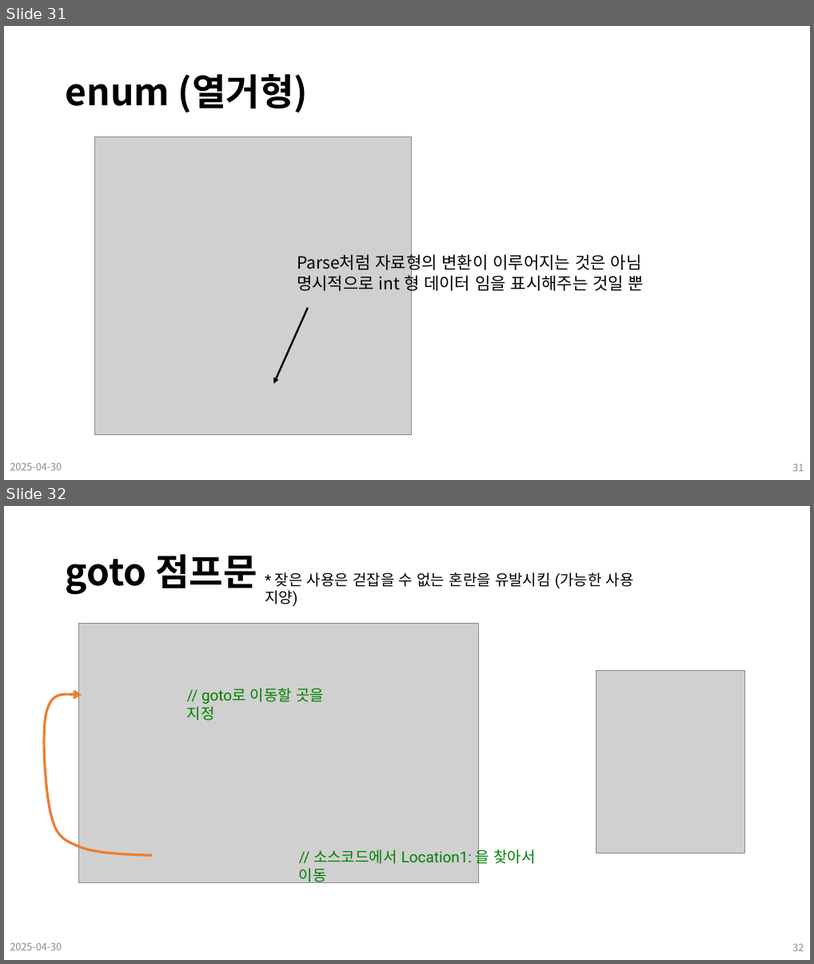
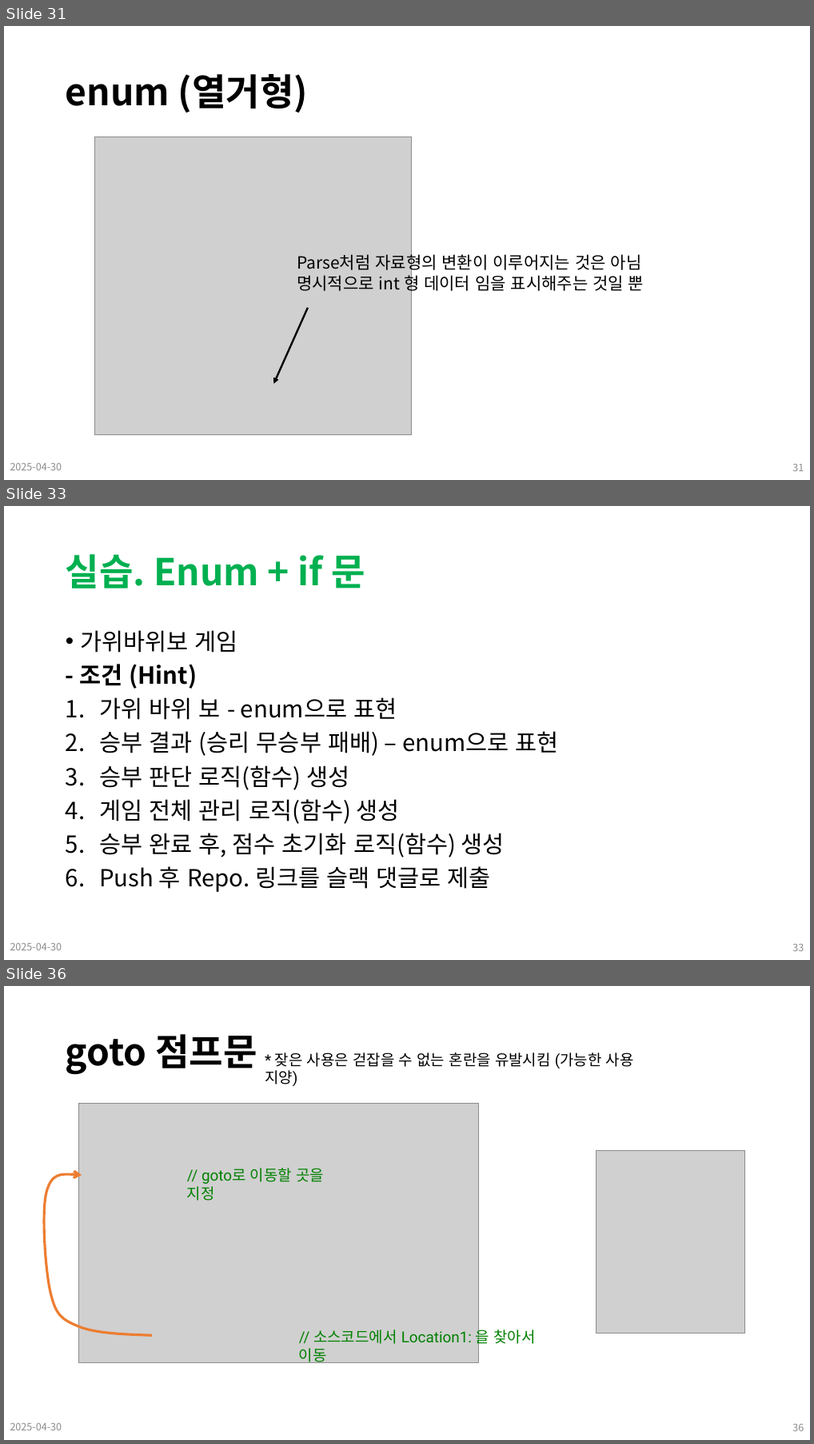
Before and after one commit to Leader-Lesson/KDT_SF_Short_5th, a slide deck: material/09_CSharp_기본문법 (배열, 문자열, 함수, 조건문, 반복문).pptx. Shown one above the other, each under a label of ours: slides 31 and 32 before the commit, slides 31, 33 and 36 after it; the slides between them are not shown. The pictures are 814x964 and 814x1444 pixels, drawn with LibreOffice and Linux fonts; fonts in the diff are those of the drawing; grey boxes stand for pictures; background and template pictures are left out. Boxes give left, top, right and bottom in pixels: in the first picture for what was removed or moved away, otherwise in the second. Text is boxed around its words. In the diff, an @@ line names an element or a change of style, - is before the commit and + after.

```diff
--- a/material/09_CSharp_기본문법 (배열, 문자열, 함수, 조건문, 반복문).pptx
+++ b/material/09_CSharp_기본문법 (배열, 문자열, 함수, 조건문, 반복문).pptx
@@ slide 33 added at box(4, 506, 810, 960), background #FFFFFF @@
@@ title added at box(66, 554, 366, 588), 44 pt, text #00B050, bold @@
+실습. Enum + if 문
@@ text added at box(79, 630, 558, 892), 28 pt, text #000000 @@
+• 가위바위보 게임
+- 조건 (Hint)
+1. 가위 바위 보 - enum으로 표현
+2. 승부 결과 (승리 무승부 패배) – enum으로 표현
+3. 승부 판단 로직(함수) 생성
+4. 게임 전체 관리 로직(함수) 생성
+5. 승부 완료 후, 점수 초기화 로직(함수) 생성
+6. Push 후 Repo. 링크를 슬랙 댓글로 제출
@@ text added at box(10, 943, 62, 950), 12 pt, text #8C8C8C @@
+2025-04-30
@@ page number added at box(793, 944, 804, 951), 12 pt, text #8C8C8C @@
+33
@@ what was slide 32 is now slide 36 @@
@@ page number at box(793, 1424, 804, 1431): text changed @@
-32
+36
```
Also in this commit, not shown: 2 slides changed, 2 other slides added, 6 other files.
